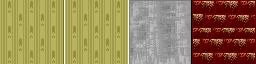
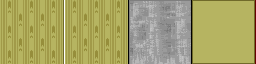
The second 256 x 64 image is a revision of the first. Changes to its layers:
painted on "Paint Layer 2" (2nd of 3) over 128, 0, 255, 64
painted on "Paint Layer 2" (3rd of 3) over 128, 0, 255, 64
added layer "Paint Layer 3" above "Paint Layer 1" over 128, 0, 255, 64
painted on "Paint Layer 1" (1st of 2) over 128, 0, 255, 64
painted on "Paint Layer 1" (2nd of 2) over 128, 0, 255, 64